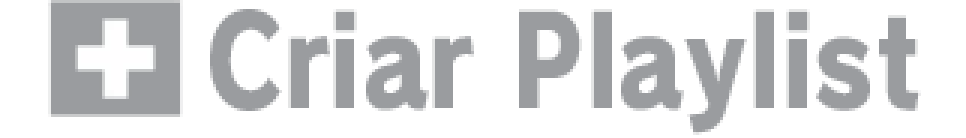
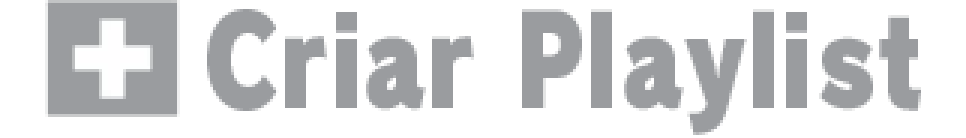
Comparing the layer stacks of the two 966px x 138px images. Changes:
added group "Centralizado V2" with 2 layers above "Criar Playlist V2" over bbox(45, 0, 921, 135)
added layer "Criar Playlist V2" (1st of 2, in "Centralizado V2") in group "Centralizado V2" over bbox(207, 9, 921, 135)
added layer "Icon" (1st of 2, in "Centralizado V2") in group "Centralizado V2" over bbox(45, 0, 183, 117)
hid group "Centralizado" (2 layers) over bbox(48, 0, 921, 135)
